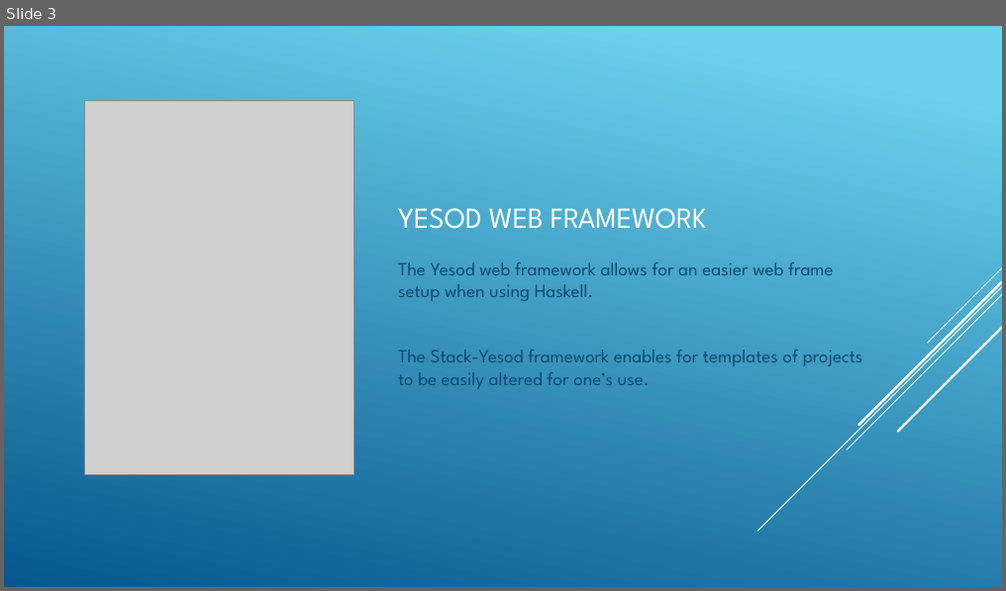
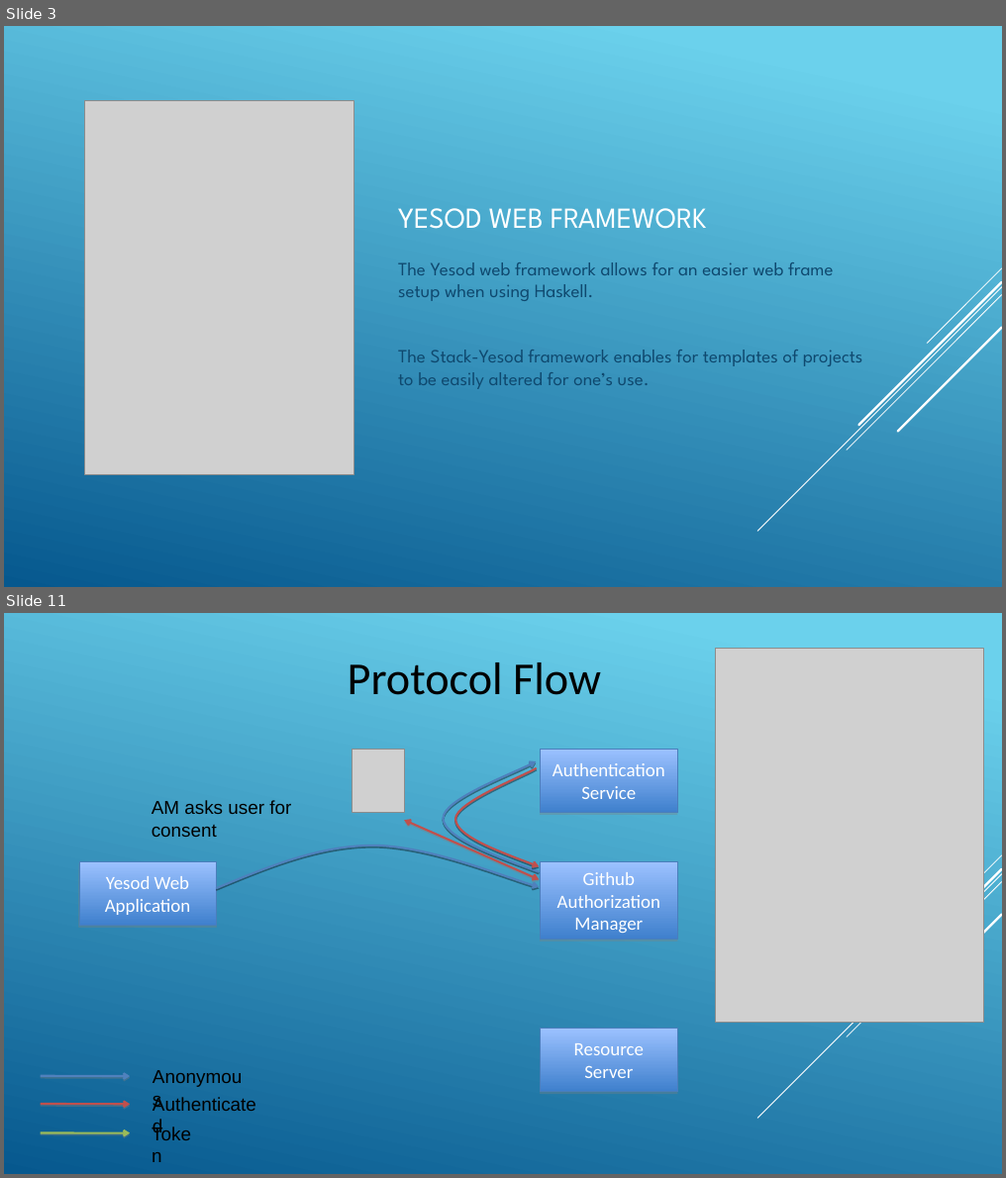
Before and after one commit to sftcd/cs7053, a slide deck: 2016lectures/GitHub OAUth2.pptx. Shown one above the other, each under a label of ours: slide 3 before the commit, slides 3 and 11 after it; the slides between them are not shown. The pictures are 1006x591 and 1006x1178 pixels, drawn with LibreOffice and Linux fonts; fonts in the diff are those of the drawing; grey boxes stand for pictures. Boxes give left, top, right and bottom in pixels: in the first picture for what was removed or moved away, otherwise in the second. Text is boxed around its words. In the diff, an @@ line names an element or a change of style, - is before the commit and + after.

Commit message:
Updated Github OAuth2 slides and moved name from READme to slide deck.

```diff
--- a/2016lectures/GitHub OAUth2.pptx
+++ b/2016lectures/GitHub OAUth2.pptx
@@ slide 11 added at [4,613,1002,1174], background gradient #6ED2EB to #06588E; not listed: 5 template elements that a slide beside it also shows @@
@@ text added at [348,663,601,695], 44 pt, text #000000 @@
+Protocol Flow
@@ picture added at [716,649,985,1023] @@
@@ picture added at [352,750,404,813] @@
@@ rectangle added at [541,750,678,813], fill gradient #9BC1FF to #3F80CD, outline #4A7EBB 0.74 pt, 18 pt, text #FFFFFF @@
+Authentication Service
@@ freeform shape added at [444,761,540,872], outline #4F81BD 2.01 pt @@
@@ freeform shape added at [455,768,540,866], outline #C0504D 2.01 pt @@
@@ text added at [152,800,291,837], 18 pt, text #000000 @@
+AM asks user for consent
@@ double arrow added from (540, 879) to (405, 820), #C0504D 2.01 pt @@
@@ freeform shape added at [216,845,539,888], outline #4F81BD 2.01 pt @@
@@ rectangle added at [79,862,217,926], fill gradient #9BC1FF to #3F80CD, outline #4A7EBB 0.74 pt, 18 pt, text #FFFFFF @@
+Yesod Web Application
@@ rectangle added at [541,862,678,940], fill gradient #9BC1FF to #3F80CD, outline #4A7EBB 0.74 pt, 18 pt, text #FFFFFF @@
+Github
+Authorization Manager
@@ rectangle added at [541,1029,678,1092], fill gradient #9BC1FF to #3F80CD, outline #4A7EBB 0.74 pt, 18 pt, text #FFFFFF @@
+Resource Server
@@ arrow added from (42, 1076) to (130, 1076), #4F81BD 2.01 pt @@
@@ text added at [146,1061,258,1091], 18 pt, text #000000 @@
+Anonymous
@@ arrow added from (42, 1104) to (130, 1104), #C0504D 2.01 pt @@
@@ text added at [146,1088,274,1118], 18 pt, text #000000 @@
+Authenticated
@@ arrow added from (42, 1134) to (130, 1134), #9BBB59 2.01 pt @@
@@ text added at [145,1118,209,1149], 18 pt, text #000000 @@
+Token
```
Also in this commit, not shown: 7 slides changed, 6 other slides added, 1 other file.
